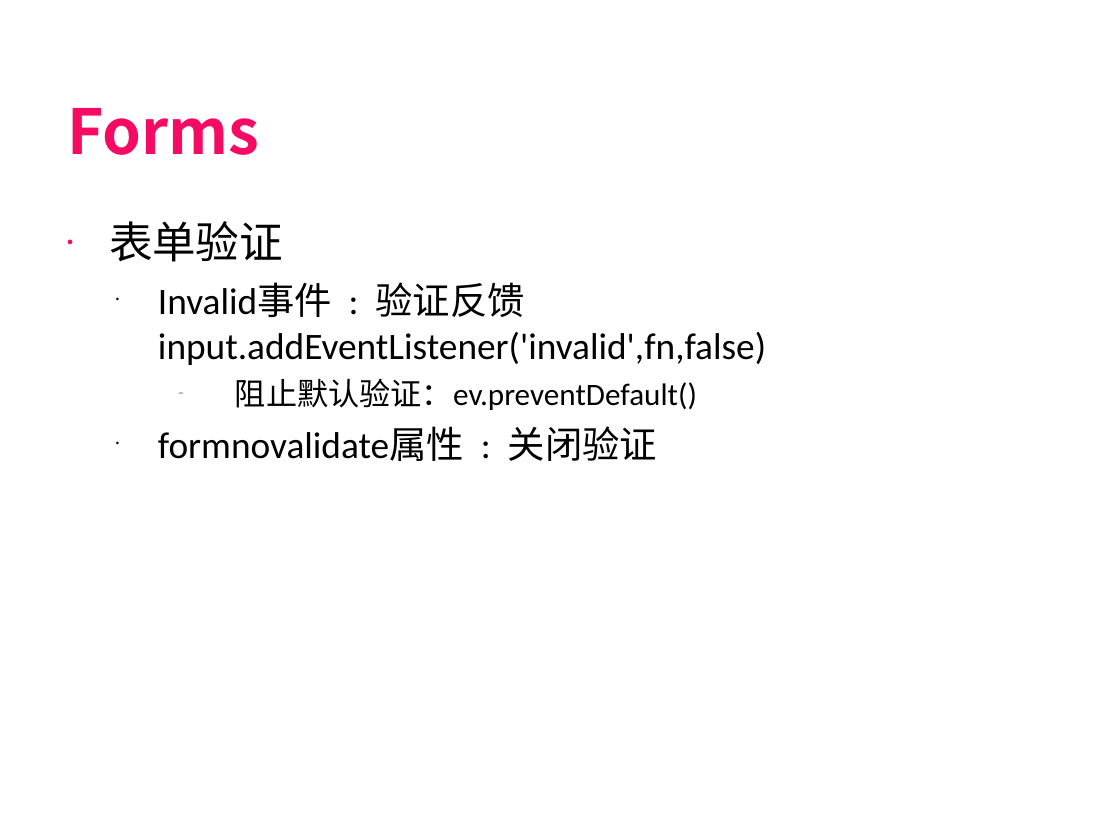
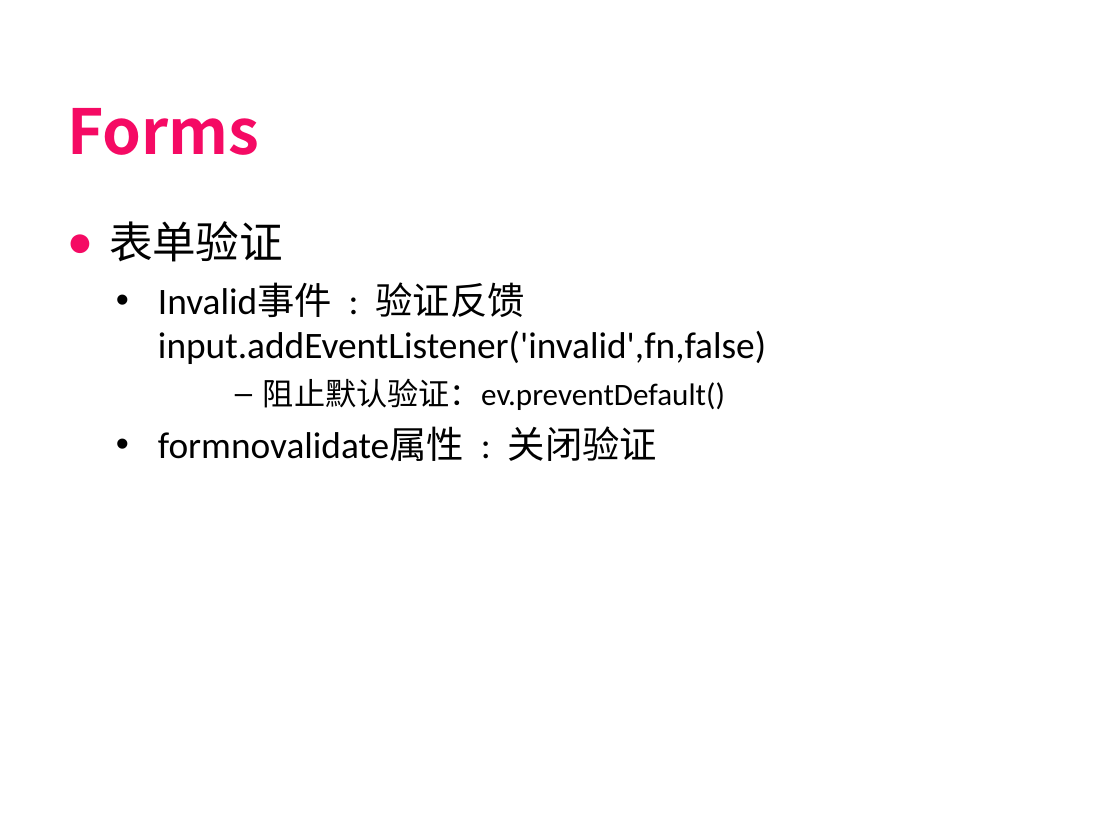
Before and after one commit to GanYihuan/Miaowei, a slide deck: slide 21 of 03-HTML5/01-初识HTML5/html5语义化标签.ppt. Drawn at 1120x840 pixels with LibreOffice and Linux fonts; fonts in the diff are those of the drawing; background and template pictures are left out. Boxes give left, top, right and bottom in pixels: in the first picture for what was removed or moved away, otherwise in the second. Text is boxed around its words. In the diff, an @@ line names an element or a change of style, - is before the commit and + after.

```diff
--- a/03-HTML5/01-初识HTML5/html5语义化标签.ppt
+++ b/03-HTML5/01-初识HTML5/html5语义化标签.ppt
@@ text "表单验证" at box(109, 221, 766, 461): indent changed @@
```
Also in this commit, not shown: 19 other slides changed, 33 other files.
